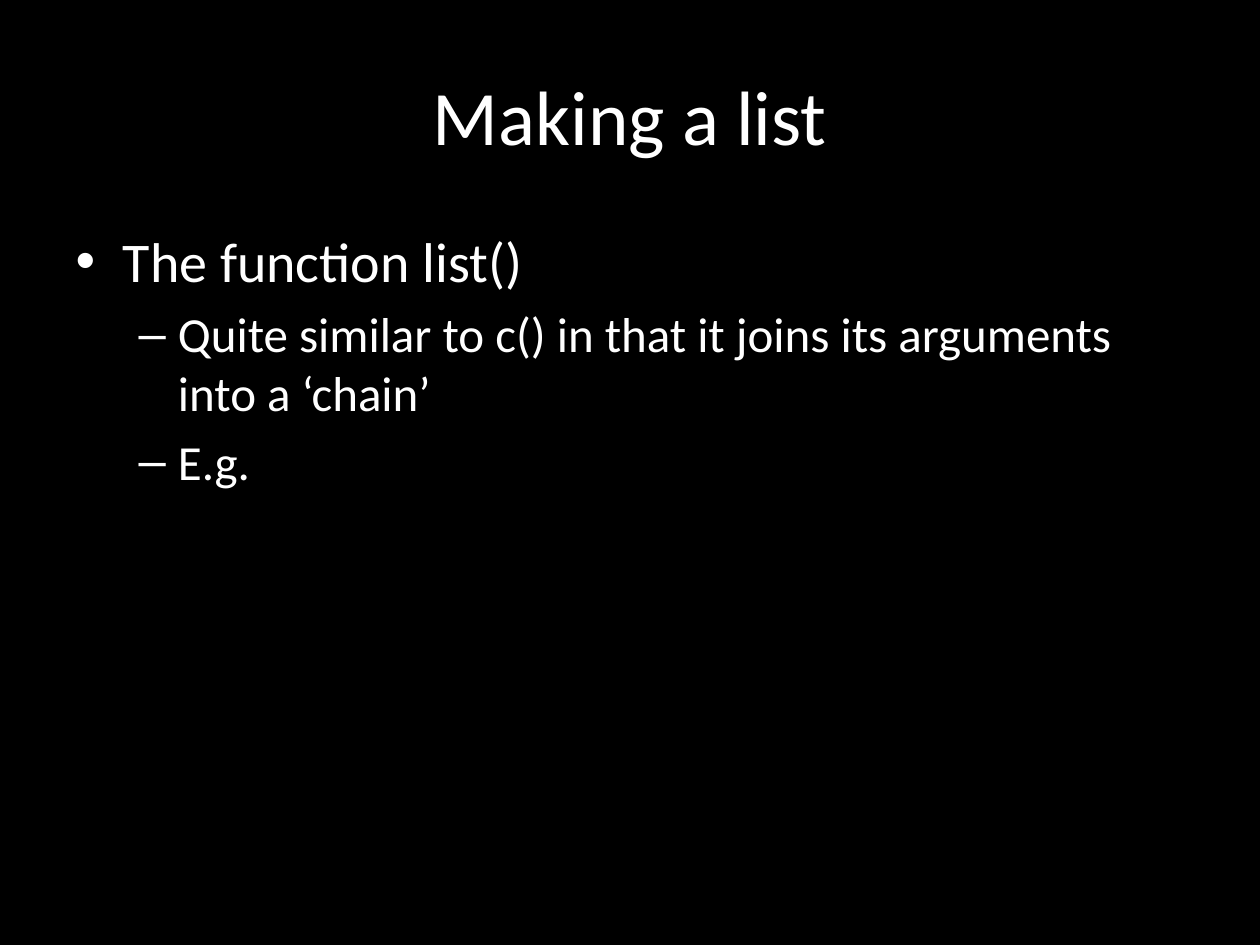
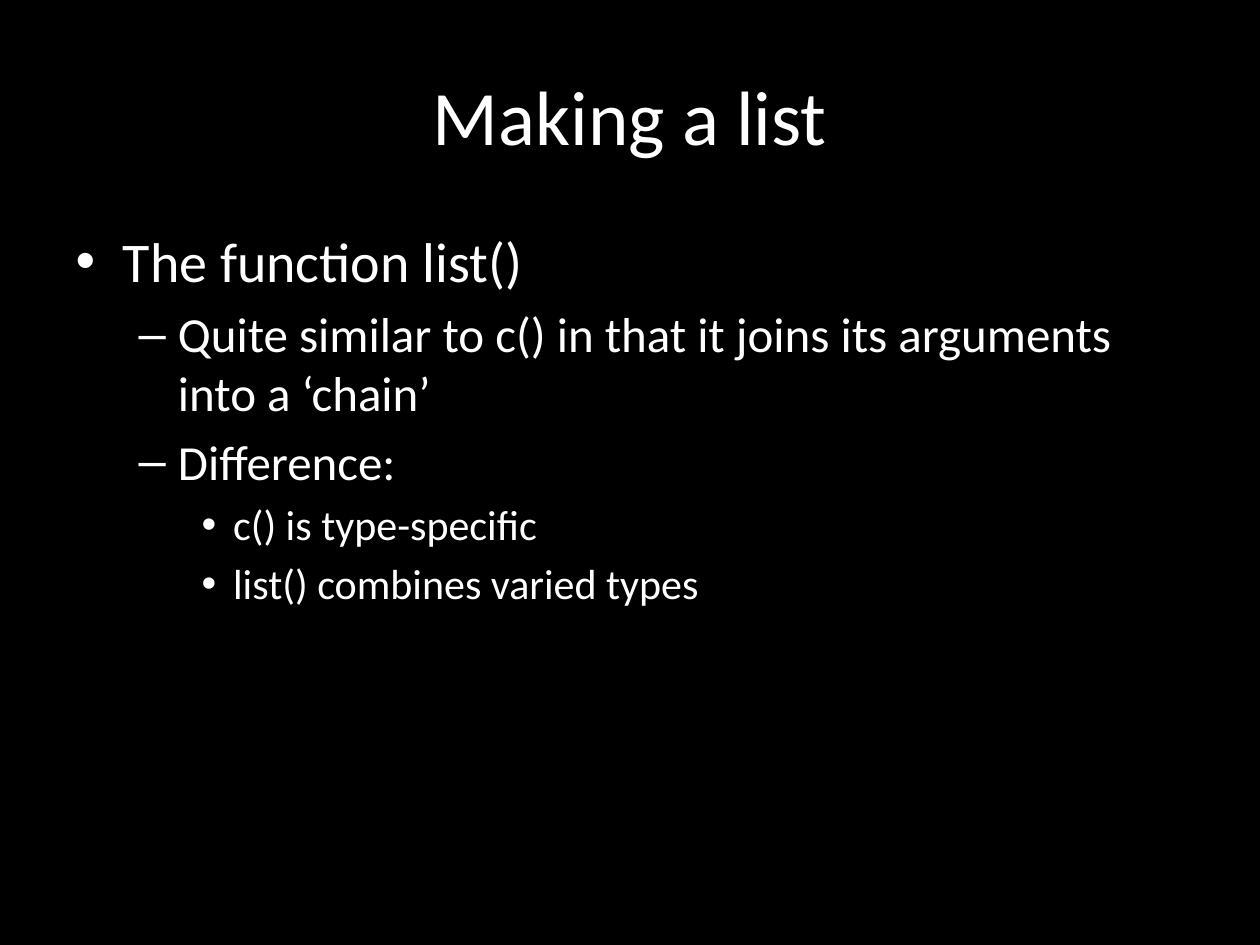
Before and after one commit to obroma/WMGtraining, a slide deck: slide 62 of r-data-structures.pptx. Drawn at 1260x945 pixels with LibreOffice and Linux fonts; fonts in the diff are those of the drawing. Boxes give left, top, right and bottom in pixels: in the first picture for what was removed or moved away, otherwise in the second. Text is boxed around its words. In the diff, an @@ line names an element or a change of style, - is before the commit and + after.

```diff
--- a/r-data-structures.pptx
+++ b/r-data-structures.pptx
@@ text at [178, 446, 698, 606]: text changed; size 28 to 24 pt @@
-  – E.g.
+  – Difference:
+    • c() is type-specific
+    • list() combines varied types
```
Also in this commit, not shown: 1 other slide changed, 2 slides added, 1 other file.
